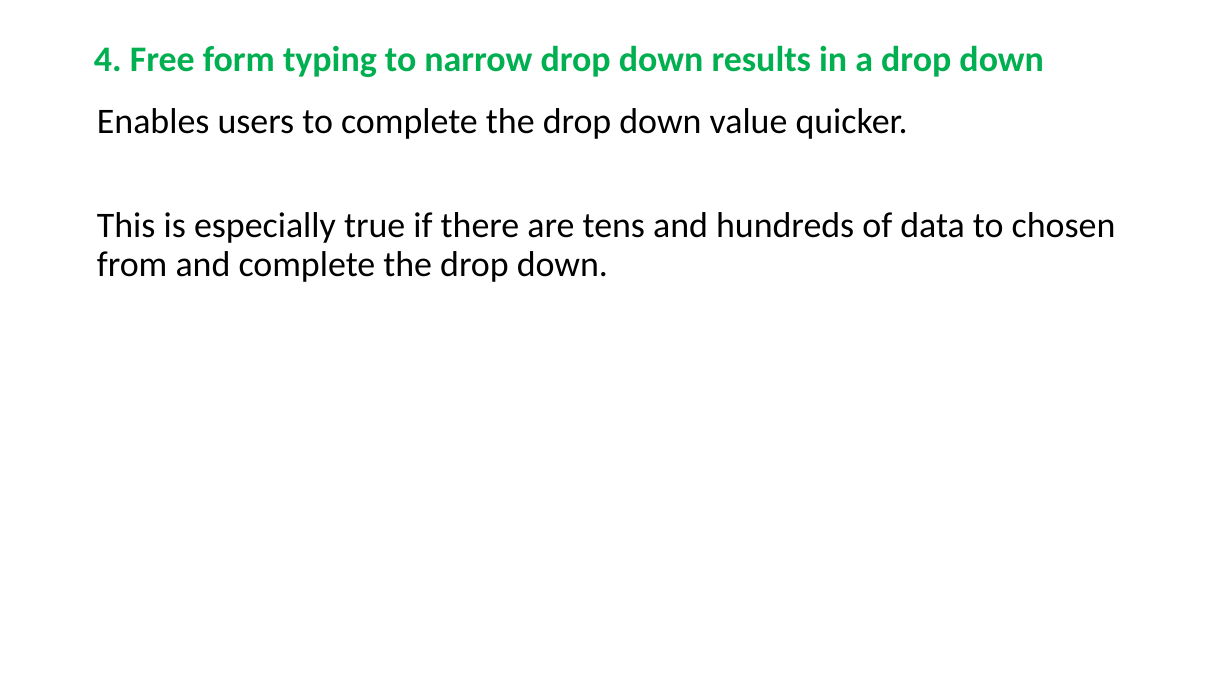
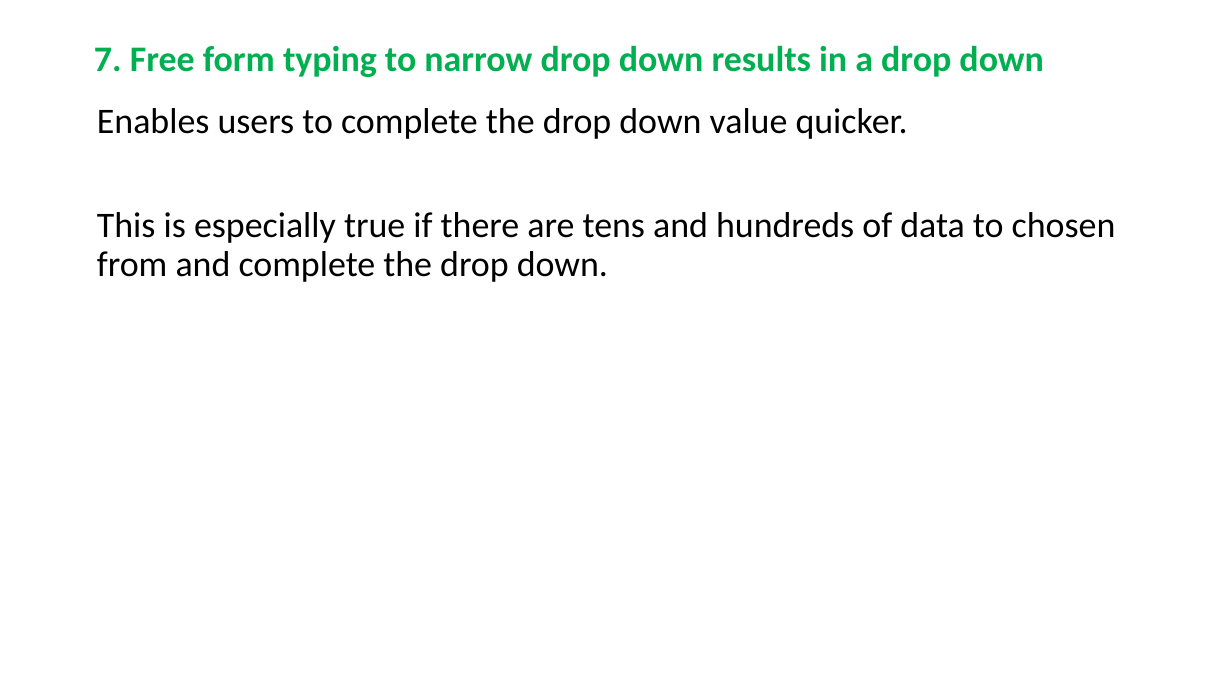
Before and after one commit to RaghavanKasthuri/Industry-Best-Practices, a slide deck: slide 8 of UX Best Practices.pptx (slide 5 before the commit). Drawn at 1232x693 pixels with LibreOffice and Linux fonts; fonts in the diff are those of the drawing. Boxes give left, top, right and bottom in pixels: in the first picture for what was removed or moved away, otherwise in the second. Text is boxed around its words. In the diff, an @@ line names an element or a change of style, - is before the commit and + after.

```diff
--- a/UX Best Practices.pptx
+++ b/UX Best Practices.pptx
@@ title at bbox=[94, 45, 1043, 77]: text changed @@
-4. Free form typing to narrow drop down results in a drop down
+7. Free form typing to narrow drop down results in a drop down
```
Also in this commit, not shown: 12 other slides changed, 4 slides added, 1 other file.
